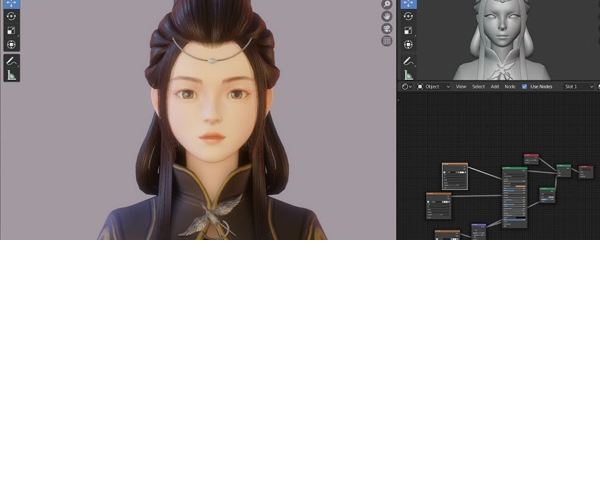
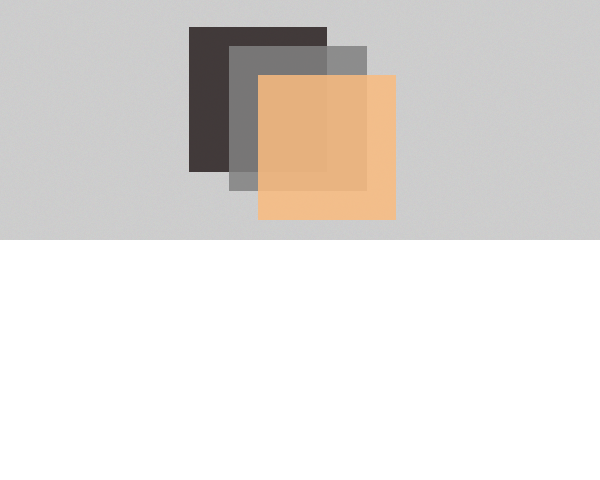
Layers edited between the first and the second 600 × 480 image:
added layer "Rectangle 2 copy 2" (85%) above "Rectangle 2 copy" over [258, 75, 396, 220]
added layer "Rectangle 2 copy" (85%) above "Rectangle 2" over [229, 46, 367, 191]
added layer "Rectangle 2" (85%) above "Layer 3" over [189, 27, 327, 172]
added layer "Layer 3" above "Layer 2" over [0, 0, 600, 240]
